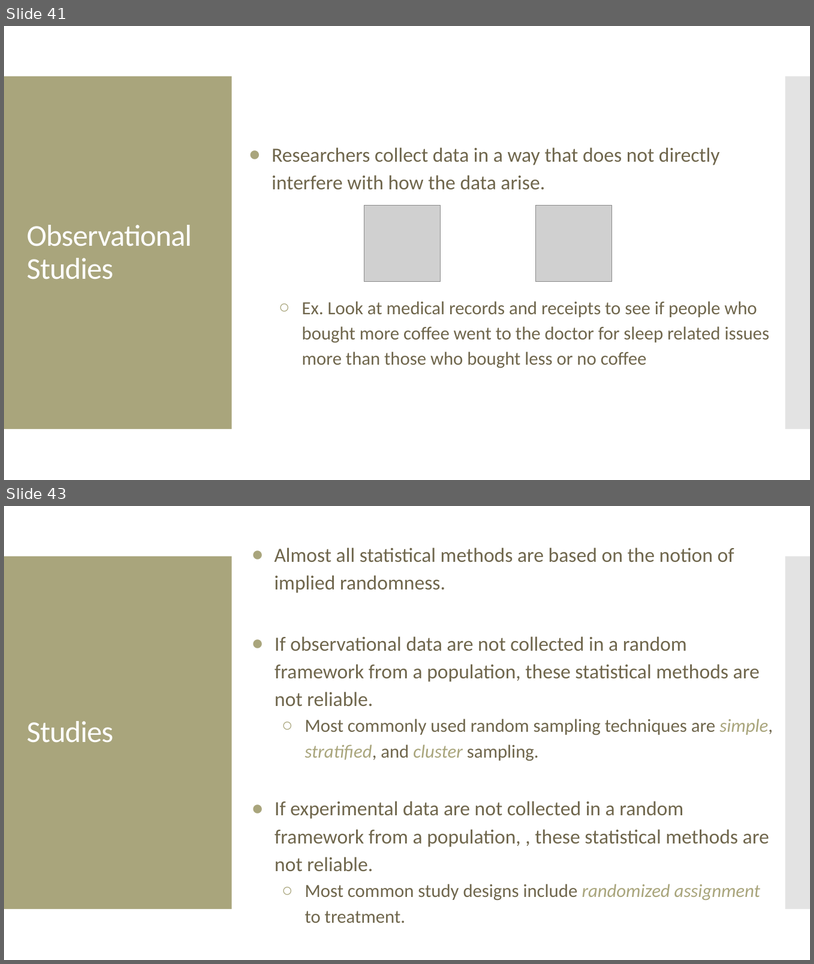
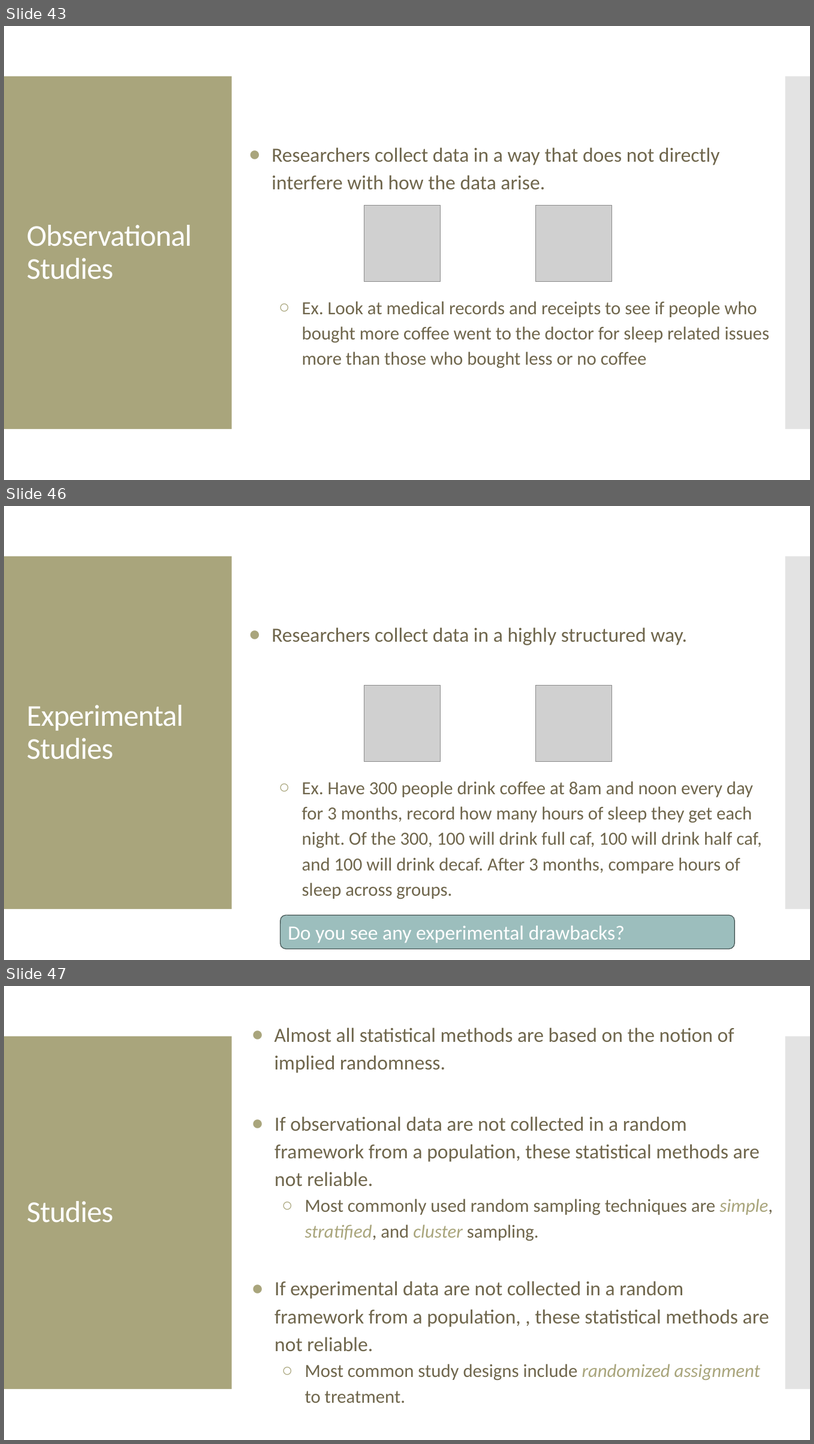
Before and after one commit to amosca01/MATH108-F23, a slide deck: slides/02-data-collection.pptx. Shown one above the other, each under a label of ours: slides 41 and 43 before the commit, slides 43, 46 and 47 after it; the slides between them are not shown. The pictures are 814x964 and 814x1444 pixels, drawn with LibreOffice and Linux fonts; fonts in the diff are those of the drawing; grey boxes stand for pictures. Boxes give left, top, right and bottom in pixels: in the first picture for what was removed or moved away, otherwise in the second. Text is boxed around its words. In the diff, an @@ line names an element or a change of style, - is before the commit and + after.

```diff
--- a/slides/02-data-collection.pptx
+++ b/slides/02-data-collection.pptx
@@ slide 46 added at (4, 506, 810, 960), background #FFFFFF; not listed: 2 template elements that a slide beside it also shows @@
@@ text added at (272, 627, 762, 899), 22 pt, text #6F664C @@
+● Researchers collect data in a highly structured way.
+  ○ Ex. Have 300 people drink coffee at 8am and noon every day for 3 months, record how many hours of sleep they get each night. Of the 300, 100 will drink full caf, 100 will drink half caf, and 100 will drink decaf. After 3 months, compare hours of sleep across groups.
@@ picture added at (365, 685, 441, 761) @@
@@ picture added at (536, 685, 612, 761) @@
@@ text added at (27, 705, 183, 759), 36 pt, text #FFFFFF @@
+Experimental Studies
@@ rounded rectangle added at (281, 915, 735, 949), fill #9CBEBD, outline #445353 0.85 pt, 24 pt, text #FFFFFF @@
+Do you see any experimental drawbacks?
@@ what was slide 41 is now slide 43 @@
@@ what was slide 43 is now slide 47 @@
```
Also in this commit, not shown: 2 slides changed, 3 other slides added, 5 other files.
